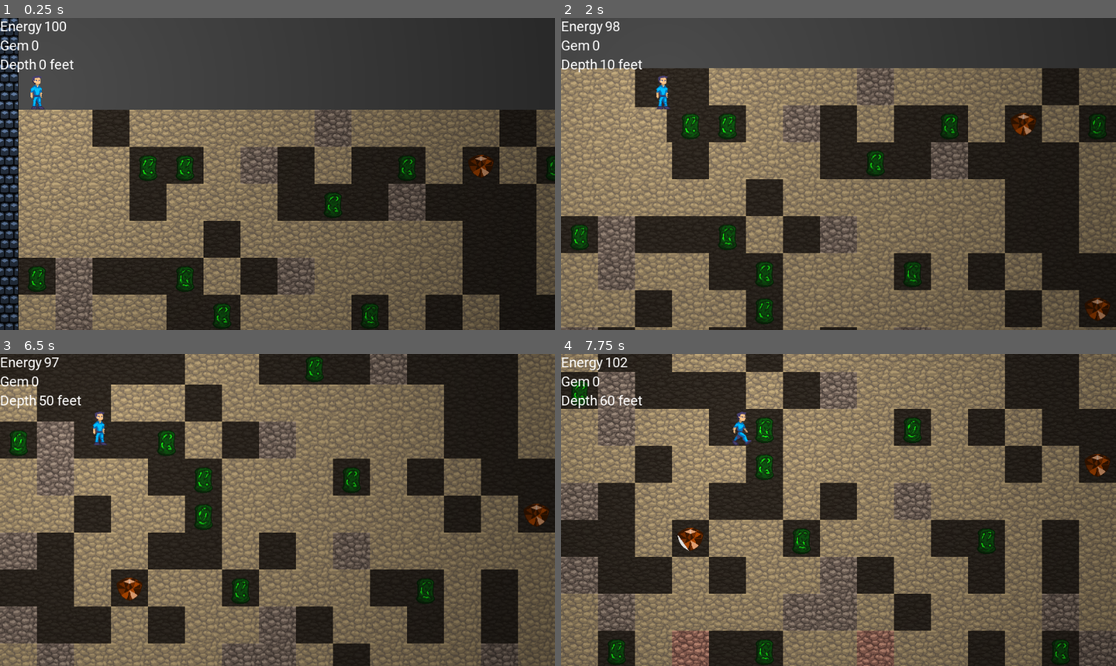
Above: before the commit, frames 1-4 (two rows, left to right).
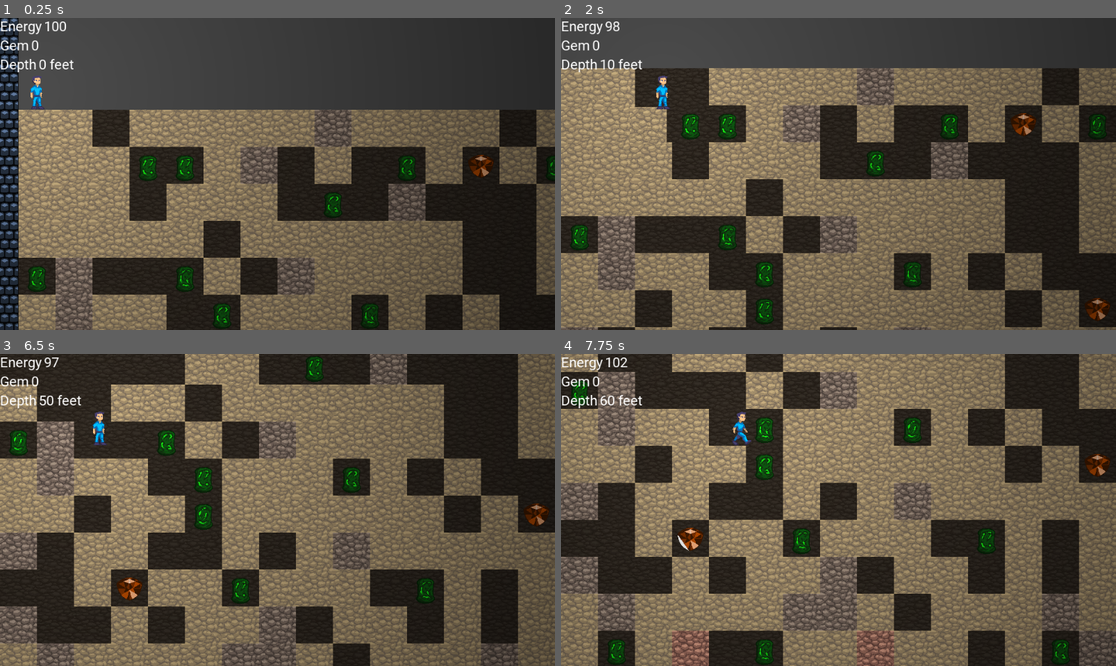
Above: after the commit, the same moments.

Repository: jusw85/ld48-godot
Game: Godot game, scene res://main.tscn
Two runs of this game, one before a commit and one after it. Both use one fixed random seed, a clock stepped at 60 frames per second and the inputs below. Sound files missing from this copy of the repository are replaced by a short silence.
Inputs:
- Up to frame 1 (0.25 s): no input
- Up to frame 2 (2 s): hold Right (ui_right) 0.53-1.28 s; hold Down (ui_down) from 1.28 s (still down)
- Up to frame 3 (6.5 s): release Down (ui_down) at 2.03 s; hold Right (ui_right) 2.03-2.78 s; hold Up (ui_up) 2.78-3.53 s; hold Left (ui_left) 3.53-5.03 s; hold Down (ui_down) 5.03-5.78 s; hold Right (ui_right) from 5.78 s (still down)
- Up to frame 4 (7.75 s): release Right (ui_right) at 6.53 s; hold Up (ui_up) 6.53-7.28 s; hold Right (ui_right) from 7.28 s (still down)

The runs differ from the first frame. In frame 2, 0.1% of the frame differs, in the area x 2-98%, y 19-96%; in frame 3, 0.1%, in the area x 0-99%, y 1-95%; in frame 4, less than 0.1%.

Commit message:
Add camera shake

Diff:
--- a/bgm/bgm.gd
+++ b/bgm/bgm.gd
@@ -7,9 +7,6 @@
 export var transition_type = 1 # TRANS_SINE
 
 var next_song: AudioStream
-
-func next_song(next: AudioStream):
-	next_song = next
 
 func fade_out():
 	tween_out.interpolate_property(self, "volume_db", 0, -80, transition_duration, transition_type, Tween.EASE_IN, 0)
--- /dev/null
+++ b/player/camera_shake.gd
@@ -0,0 +1,58 @@
+extends Camera2D
+
+var _duration = 0.0
+var _period_in_ms = 0.0
+var _amplitude = 0.0
+var _timer = 0.0
+var _last_shook_timer = 0
+var _previous_x = 0.0
+var _previous_y = 0.0
+var _last_offset = Vector2(0, 0)
+var _initial_offset
+
+func _ready():
+	_initial_offset = get_offset()
+	set_process(true)
+
+# Shake with decreasing intensity while there's time remaining.
+func _process(delta):
+	# Only shake when there's shake time remaining.
+	if _timer == 0:
+		return
+	# Only shake on certain frames.
+	_last_shook_timer = _last_shook_timer + delta
+	# Be mathematically correct in the face of lag; usually only happens once.
+	while _last_shook_timer >= _period_in_ms:
+		_last_shook_timer = _last_shook_timer - _period_in_ms
+		# Lerp between [amplitude] and 0.0 intensity based on remaining shake time.
+		var intensity = _amplitude * (1 - ((_duration - _timer) / _duration))
+		# Noise calculation logic from http://jonny.morrill.me/blog/view/14
+		var new_x = rand_range(-1.0, 1.0)
+		var x_component = intensity * (_previous_x + (delta * (new_x - _previous_x)))
+		var new_y = rand_range(-1.0, 1.0)
+		var y_component = intensity * (_previous_y + (delta * (new_y - _previous_y)))
+		_previous_x = new_x
+		_previous_y = new_y
+		# Track how much we've moved the offset, as opposed to other effects.
+		var new_offset = Vector2(x_component, y_component)
+		set_offset(get_offset() - _last_offset + new_offset)
+		_last_offset = new_offset
+	# Reset the offset when we're done shaking.
+	_timer = _timer - delta
+	if _timer <= 0:
+		_timer = 0
+#		set_offset(get_offset() - _last_offset)
+		set_offset(_initial_offset)
+
+# Kick off a new screenshake effect.
+func shake(duration, frequency, amplitude):
+	# Initialize variables.
+	_duration = duration
+	_timer = duration
+	_period_in_ms = 1.0 / frequency
+	_amplitude = amplitude
+	_previous_x = rand_range(-1.0, 1.0)
+	_previous_y = rand_range(-1.0, 1.0)
+	# Reset previous offset, if any.
+	set_offset(get_offset() - _last_offset)
+	_last_offset = Vector2(0, 0)
--- a/player/player.gd
+++ b/player/player.gd
@@ -223,6 +223,10 @@
 	return false
 
 func _spawn_rockbreak(tileinfo: TileInfo, num: int) -> void:
+	if xp_level == 2:
+		camera.shake(0.05, 25.0, 5.0)
+	elif xp_level == 3:
+		camera.shake(0.1, 25.0, 10.0)
 	var rb = RockBreak.instance()
 	tilemap.add_child(rb)
 	rb.position = tilemap.map_to_world(tileinfo.grid_pos)
--- a/player/player.tscn
+++ b/player/player.tscn
@@ -7,6 +7,7 @@
 [ext_resource path="res://player/punch.wav" type="AudioStream" id=5]
 [ext_resource path="res://player/crumble.wav" type="AudioStream" id=6]
 [ext_resource path="res://player/mask2.png" type="Texture" id=7]
+[ext_resource path="res://player/camera_shake.gd" type="Script" id=8]
 
 [sub_resource type="RectangleShape2D" id=1]
 extents = Vector2( 15.6938, 28.7737 )
@@ -32,6 +33,7 @@
 current = true
 limit_left = 0
 limit_right = 1280
+script = ExtResource( 8 )
 
 [node name="Mask" type="Sprite" parent="."]
 material = SubResource( 2 )
--- a/project.godot
+++ b/project.godot
@@ -69,6 +69,7 @@
 [rendering]
 
 quality/driver/driver_name="GLES2"
+2d/snapping/use_gpu_pixel_snap=true
 vram_compression/import_etc=true
 vram_compression/import_etc2=false
 environment/default_environment="res://default_env.tres"
Not shown: 1 places in player/player.tscn that only renumber resources
